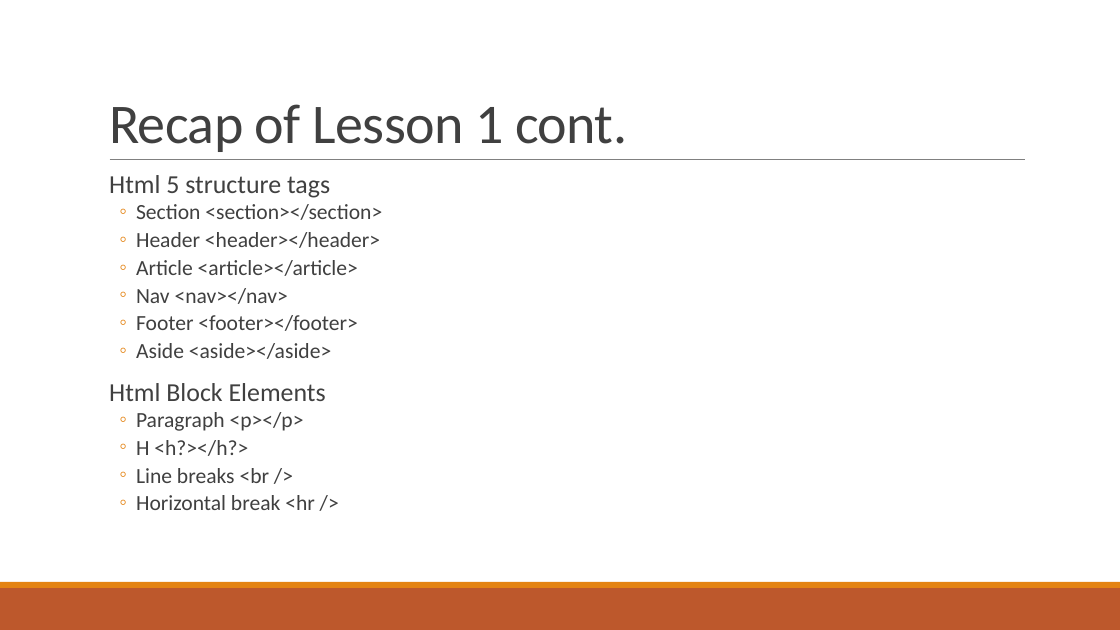
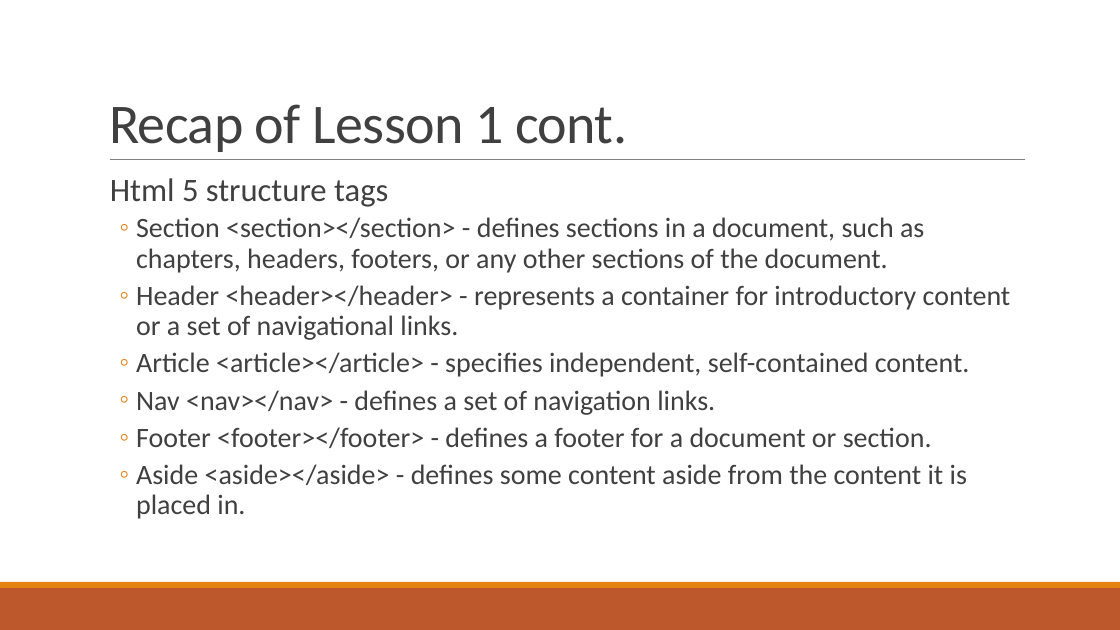
Before and after one commit to Code-Flo/Introduction_To_Web_Development, a slide deck: slide 4 of Class 2/Introduction to Web Development_Lesson2.pptx. Drawn at 1120x630 pixels with LibreOffice and Linux fonts; fonts in the diff are those of the drawing. Boxes give left, top, right and bottom in pixels: in the first picture for what was removed or moved away, otherwise in the second. Text is boxed around its words. In the diff, an @@ line names an element or a change of style, - is before the commit and + after.

```diff
--- a/Class 2/Introduction to Web Development_Lesson2.pptx
+++ b/Class 2/Introduction to Web Development_Lesson2.pptx
@@ text at (110,178,388,207): size 22.2 to 28 pt in "Html 5 structure tags"; line spacing 0.8 to 0.9 @@
@@ text at (136,217,1011,519): text changed; size 18.5 to 24 pt @@
-  ◦ Section <section></section>
-  ◦ Header <header></header>
-  ◦ Article <article></article>
-  ◦ Nav <nav></nav>
-  ◦ Footer <footer></footer>
-  ◦ Aside <aside></aside>
-  Html Block Elements
-  ◦ Paragraph <p></p>
-  ◦ H <h?></h?>
-  ◦ Line breaks <br />
-  ◦ Horizontal break <hr />
+  ◦ Section <section></section> - defines sections in a document, such as chapters, headers, footers, or any other sections of the document.
+  ◦ Header <header></header> - represents a container for introductory content or a set of navigational links.
+  ◦ Article <article></article> - specifies independent, self-contained content.
+  ◦ Nav <nav></nav> - defines a set of navigation links.
+  ◦ Footer <footer></footer> - defines a footer for a document or section.
+  ◦ Aside <aside></aside> - defines some content aside from the content it is placed in.
```
Also in this commit, not shown: 2 other slides changed, 2 slides added, 1 slide removed, 9 other files.
